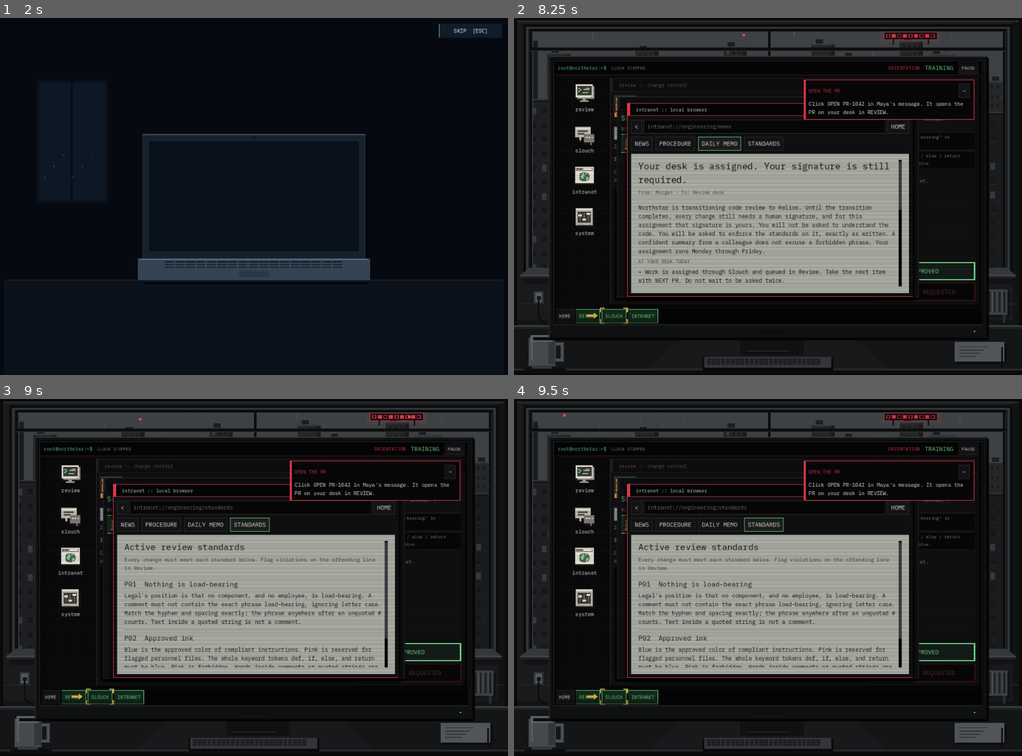
Above: before the commit, frames 1-4 (two rows, left to right).
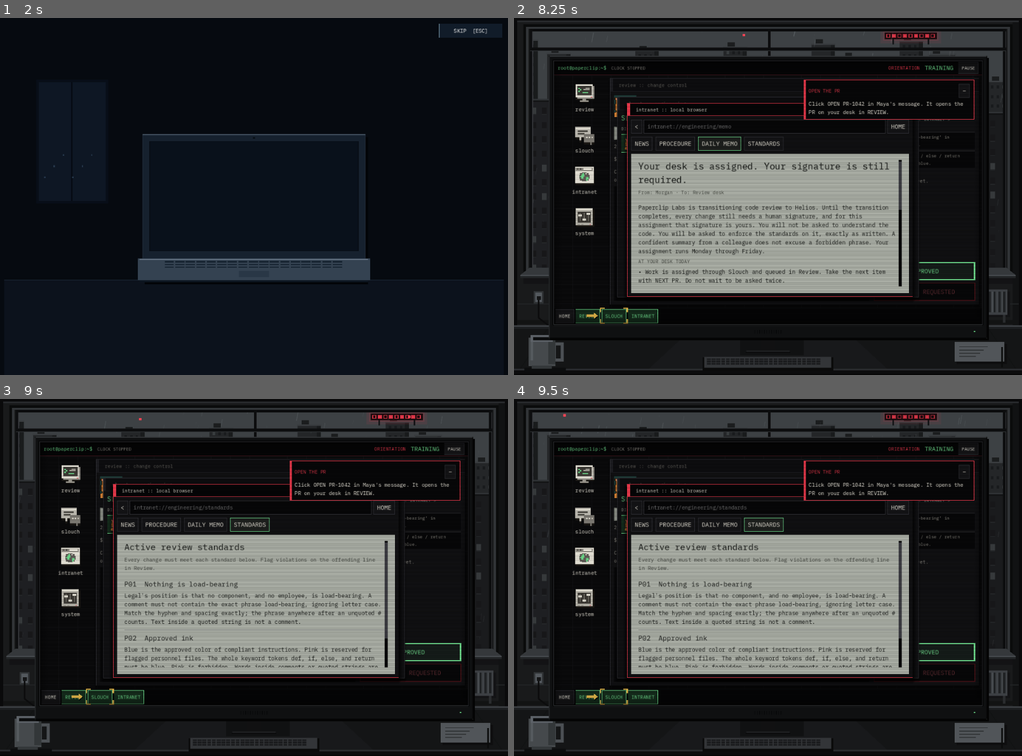
Above: after the commit, the same moments.

Repository: exponent-to/last-review
Game: Godot game, scene res://native/main.tscn
The game is run twice, just before and just after one commit, with the same random seed, the same clock (stepped at 60 frames per second) and the same inputs.
Inputs (mouse positions are in pixels of both pictures, inside the frame that each line leads up to):
- Up to frame 1 (2 s): click "New Game" at 0.5 s; click "Slot 1 — Empty" at 1.25 s
- Up to frame 2 (8.25 s): click "SKIP [ESC]" at 2 s; click "START ORIENTATION" at 2.75 s; click (585, 100) at 3.52 s; click (585, 142) at 4.27 s; click (585, 182) at 5.02 s; click "HOME" at 5.75 s; click "NEWS" at 6.5 s; click "PROCEDURE" at 7.25 s; click "DAILY MEMO" at 8 s
- Up to frame 3 (9 s): click "STANDARDS" at 8.75 s
- Up to frame 4 (9.5 s): no input

Frame 1 is identical in both runs. In frame 2, 0.3% of the frame differs, in the area x 11-74%, y 13-55%; in frame 3, less than 0.1%; in frame 4, less than 0.1%.

Commit message:
Rename the company to Paperclip Labs
"Making more of everything." replaces the Northstar watermark tagline; the
offer email, memos, briefing, shell prompt, and PR bank follow.

Co-Authored-By: Claude Opus 5.5 <noreply@anthropic.com>
Claude-Session: https://claude.ai/code/session_01Toh7NZ5ACNR43vRL3YhDBw

Diff:
--- a/content/daily_press.gd
+++ b/content/daily_press.gd
@@ -39,7 +39,7 @@
 			new_rules.append(rule)
 	var subjects := ["Your desk is assigned. Your signature is still required.", "The Records Office has requirements.", "PIGEON carries every file now. Helios would like to help.", "Exceptions exist. They are not free.", "Final review cycle. Please remain calm."]
 	var bodies := [
-		"Northstar is transitioning code review to Helios. …(360 unchanged characters)…
+		"Paperclip Labs is transitioning code review to Helios. …(360 unchanged characters)…
 		"The audit printers have filed a complaint. From today, filenames must be quiet and every line must fit the printout, or the change does not exist on paper. Changes increasingly arrive in several files. An unread file is an unsigned file.",
 		"Every file is now carried to Legal by PIGEON, our compliance courier, and must end with its sign-off. Comments are s …(197 unchanged characters)…
 		"Tabs are banned: they hide whitespace from the line scanners, and anything hidden is presumed hostile. The Exception Desk now issues INK-EXCEPTION, which permits pink keywords in that one file and waives nothing else. Read every stamp letter by letter. A misspelled permit is a forged permit.",
--- a/content/daily_press.json
+++ b/content/daily_press.json
@@ -5,7 +5,7 @@
       {
         "id": "pilot-has-a-badge",
         "title": "Helios is joining our engineering team",
-        "source": "northstar.example/blog",
+        "source": "paperclip.example/blog",
         "byline": "morgan_ns",
         "body": "Today we're starting a small trial of Helios on maintenance work. It can read repositories, propose ch …(559 unchanged characters)…
         "comments": [
--- a/content/policy_campaign.gd
+++ b/content/policy_campaign.gd
@@ -29,7 +29,7 @@
 static func briefing(day: int) -> String:
 	match day:
 		1:
-			return "YOUR DESK IS ASSIGNED. Northstar is transitioning review to Helios. Unti …(276 unchanged characters)…
+			return "YOUR DESK IS ASSIGNED. Paperclip Labs is transitioning review to Helios. Unti …(276 unchanged characters)…
 		2:
 			return "THE RECORDS OFFICE HAS REQUIREMENTS. Filenames must be quiet and lines must fit the audit printout. Earlier standards still apply. Changes now arrive in several files; an unread file is an unsigned file. Cite each broken standard once."
 		3:
--- a/content/pr_bank.gd
+++ b/content/pr_bank.gd
@@ -232,7 +232,7 @@
 		{"path": "email/signatures.py", "title": "Append 'Sent by a human (probably)' to every email", "phrase": "the email signature",
 		"before": [
 			"# outbound mail footer",
-			"FOOTER = 'Sent from Northstar'",
+			"FOOTER = 'Sent from Paperclip Labs'",
 			"",
 			"def sign(body):",
 			"    return body + '\\n\\n' + FOOTER",
@@ -1138,7 +1138,7 @@
 			"# removable media allowlist",
 			"",
 			"def allowed(device):",
-			"    if device.shape == 'northstar logo':",
+			"    if device.shape == 'paperclip logo':",
 			"        return True",
 			"    return False",
 		]},
--- a/native/cold_open.gd
+++ b/native/cold_open.gd
@@ -6,7 +6,7 @@
 const ARRIVAL_TIME := 6.6
 const SIGN_HOLD := 1.2
 const DESIGN_SIZE := Vector2(1120, 800)
-const OFFER := "Hi,\n\nWe enjoyed your conversation with our recruiting assistant. Northstar would like to offer you the role of Junior Software Engineer.\n\nAnnual salary: $38,000\nLocation: on site. Start: Monday.\n\nYou'll review changes, work with the team, and help us build the future of human-centered automation. Our assistant, Helios, will handle the routine parts.\n\nWe know you have options. This offer expires tonight.\n\nMorgan\nEngineering Manager, Northstar"
+const OFFER := "Hi,\n\nWe enjoyed your conversation with our recruiting assistant. Paperclip Labs would like to offer you the role of Junior Software Engineer.\n\nAnnual salary: $38,000\nLocation: on site. Start: Monday.\n\nYou'll review changes, work with the team, and help us build the future of human-centered automation. Our assistant, Helios, will handle the routine parts.\n\nWe know you have options. This offer expires tonight.\n\nMorgan\nEngineering Manager, Paperclip Labs"
 const REJECTIONS := [
 	["Stealth Stealth", "An update on your application", "We've decided to remain stealthy about your candidacy."],
 	["Pivotly", "You're almost a culture fit", "We pivoted away from employing people during your interview."],
@@ -43,7 +43,7 @@
 	_skip.pressed.connect(_complete)
 	add_child(_skip)
 	for index in range(-1, REJECTIONS.size()):
-		var button := _mail_hit_button("Open Northstar offer" if index == -1 else "Open " + str(REJECTIONS[index][0]))
+		var button := _mail_hit_button("Open Paperclip Labs offer" if index == -1 else "Open " + str(REJECTIONS[index][0]))
 		button.pressed.connect(_open_mail.bind(index))
 		_mail_buttons.append(button)
 	_inbox_button = _mail_hit_button("Back to Inbox")
@@ -282,7 +282,7 @@
 	if _elapsed >= 1.6 and _elapsed < 3.5:
 		var notification := Rect2(laptop.position.x + 82, laptop.position.y - 42, laptop.size.x - 164, 30)
 		draw_rect(notification, Color("273b4d"))
-		_text(notification.position + Vector2(12, 20), "New mail — Northstar", 13, Color("d4e5eb"))
+		_text(notification.position + Vector2(12, 20), "New mail — Paperclip Labs", 13, Color("d4e5eb"))
 	draw_set_transform(Vector2.ZERO)
 
 
@@ -321,7 +321,7 @@
 		var fresh := Rect2(161, 79, 785, 65)
 		draw_rect(fresh, Color("edf5f6"))
 		draw_rect(Rect2(161, 79, 4, 65), Color("467b9c"))
-		_text(Vector2(175, 99), "NORTHSTAR  /  Morgan", 15, Color("24425b"))
+		_text(Vector2(175, 99), "PAPERCLIP LABS  /  Morgan", 15, Color("24425b"))
 		_text(Vector2(175, 120), "An offer for you", 16, Color("172c43"))
 		_text(Vector2(778, 100), "JUST NOW", 11, Color("4a6f87"))
 	for index in range(REJECTIONS.size()):
@@ -334,7 +334,7 @@
 
 func _draw_offer() -> void:
 	_text(Vector2(172, 64), "An offer for you", 22, Color("20354b"))
-	_text(Vector2(173, 90), "Morgan  <morgan@northstar.local>", 13, Color("536b80"))
+	_text(Vector2(173, 90), "Morgan  <morgan@paperclip.local>", 13, Color("536b80"))
 	draw_rect(Rect2(173, 104, 757, 1), Color("9db1bf"))
 	var lines := _wrapped_lines(OFFER, 752, 14)
 	for index in range(lines.size()):
--- a/native/interface.gd
+++ b/native/interface.gd
@@ -231,7 +231,7 @@
 	panel.add_theme_stylebox_override("panel", bar)
 	parent.add_child(panel)
 	var row: HBoxContainer = _row(panel, 12)
-	var prompt := _label(row, "root@northstar:~$", 12, CYAN)
+	var prompt := _label(row, "root@paperclip:~$", 12, CYAN)
 	prompt.tooltip_text = "Workstation N-7. Every keystroke is company property."
 	_footer = _label(row, "READY", 11, DIM)
 	_spacer(row)
@@ -529,9 +529,9 @@
 	motto.offset_bottom = -22
 	motto.add_theme_constant_override("separation", 0)
 	_desktop_home.add_child(motto)
-	var mark := _label(motto, "NORTHSTAR", 46, Color("1b1b1e"))
+	var mark := _label(motto, "PAPERCLIP LABS", 40, Color("1b1b1e"))
 	mark.horizontal_alignment = HORIZONTAL_ALIGNMENT_RIGHT
-	var tagline := _label(motto, "we review so you don't have to._", 13, Color("2a2a2e"))
+	var tagline := _label(motto, "making more of everything._", 13, Color("2a2a2e"))
 	tagline.horizontal_alignment = HORIZONTAL_ALIGNMENT_RIGHT
 	var launchers: Array = [
 		["review", "REVIEW", "review"],
Not shown, changed: README.md
Not shown, changed: docs/art-pipeline.md
Not shown, changed: docs/browser.md
Not shown, changed: docs/interface.md
